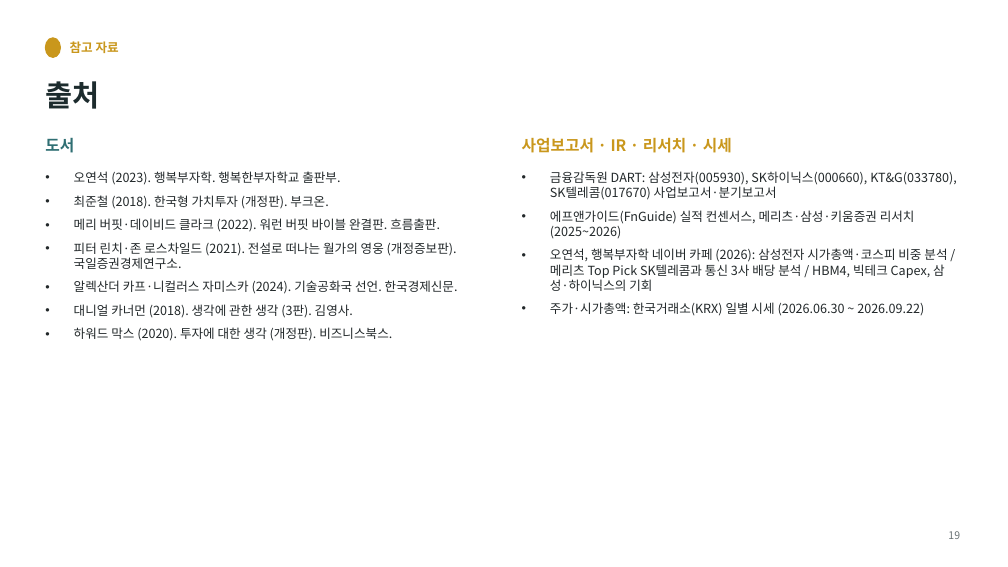
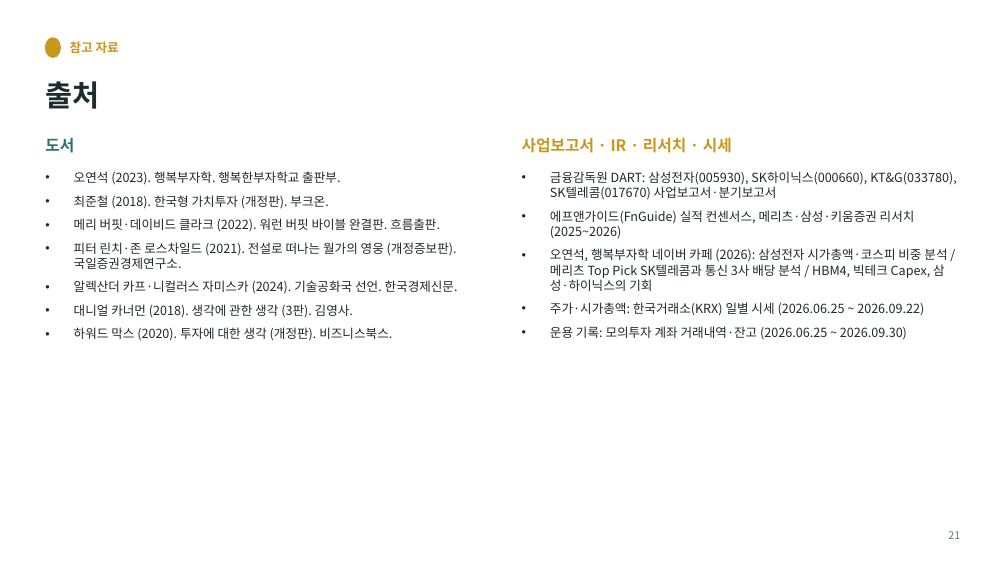
Before and after one commit to HyeonSooJ/marcap, a slide deck: slide 21 of 가치투자대회_최종보고서_정현수.pptx (slide 19 before the commit). Drawn at 1008x567 pixels with LibreOffice and Linux fonts; fonts in the diff are those of the drawing. Boxes give left, top, right and bottom in pixels: in the first picture for what was removed or moved away, otherwise in the second. Text is boxed around its words. In the diff, an @@ line names an element or a change of style, - is before the commit and + after.

```diff
--- a/가치투자대회_최종보고서_정현수.pptx
+++ b/가치투자대회_최종보고서_정현수.pptx
@@ text at box(550, 302, 924, 340): text changed @@
-• 주가·시가총액: 한국거래소(KRX) 일별 시세 (2026.06.30 ~ 2026.09.22)
+• 주가·시가총액: 한국거래소(KRX) 일별 시세 (2026.06.25 ~ 2026.09.22)
+• 운용 기록: 모의투자 계좌 거래내역·잔고 (2026.06.25 ~ 2026.09.30)
@@ text at box(948, 531, 960, 539): text changed @@
-19
+21
```
Also in this commit, not shown: 9 other slides changed, 2 slides added.
